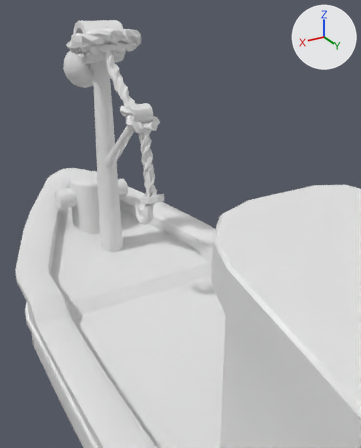
A saved change to the Blender file Assets/Art/Blender/FishingBoat.blend.
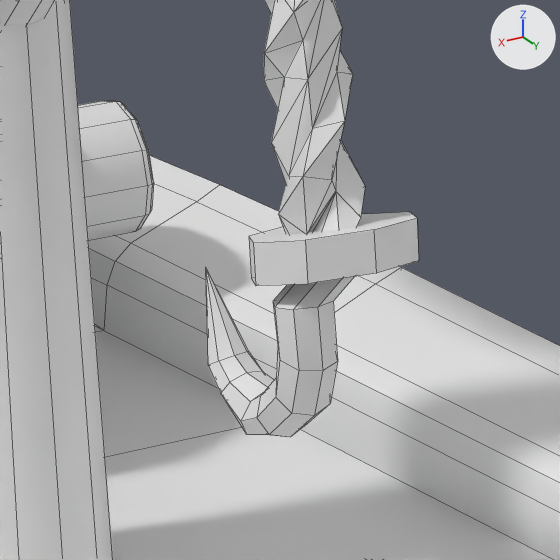
The first picture shows the older version from a camera (50 mm lens) standing at (0.916, 1.271, 1.948) and looking at (-0.107, -0.433, 1.096). The close-ups show both versions on the part from 30% to 51% of the width and 37% to 54% of the height of that picture; other places that the commit changed are outside them. The axes (+X, +Y, +Z) are drawn at upper right. The lights are the same throughout. The close-ups show mesh edges as thin lines.
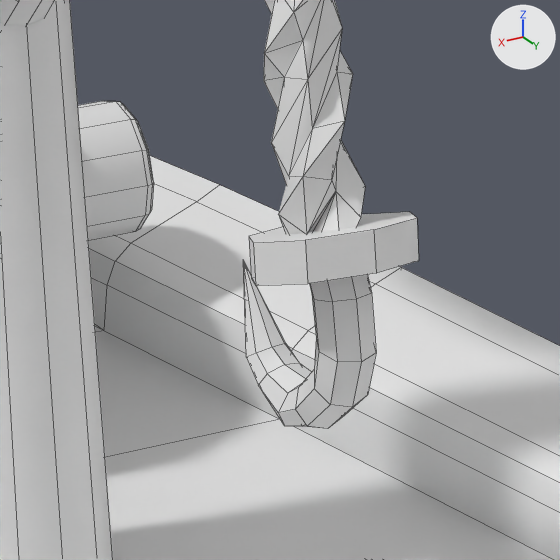
What differs and where, as boxes [x1, y1, x2, y2] in the close-ups (560 x 560 px; the box of a moved part takes in the faces that stretch with it):
'Circle.005', reshaped
    before: [206, 0, 419, 437]
    after: [243, 0, 419, 429]
part 1 of me_circle_011, moved or reshaped
    before: [206, 268, 354, 437]
    after: [243, 260, 376, 429]

The change, as a list of edits to the scene's bpy script:
```text
Change me_circle_011:
    where me_circle_011.from_pydata(...)  # 735 vertices, 1114 faces; spans x -13.2..13.1, y -28.6..12.9, z -36.5..24.1
    used by ob_circle_005; location = (-0.0003, -0.6086, 1.5665); scale = (0.0131, 0.0131, 0.0131)
    me_circle_011 part 1: 57 of the vertices in x 0.1..3.1, y 1.7..11.2, z -36.5..-28.7 are moved by (-1.9, 0.0, 0.0)
```
